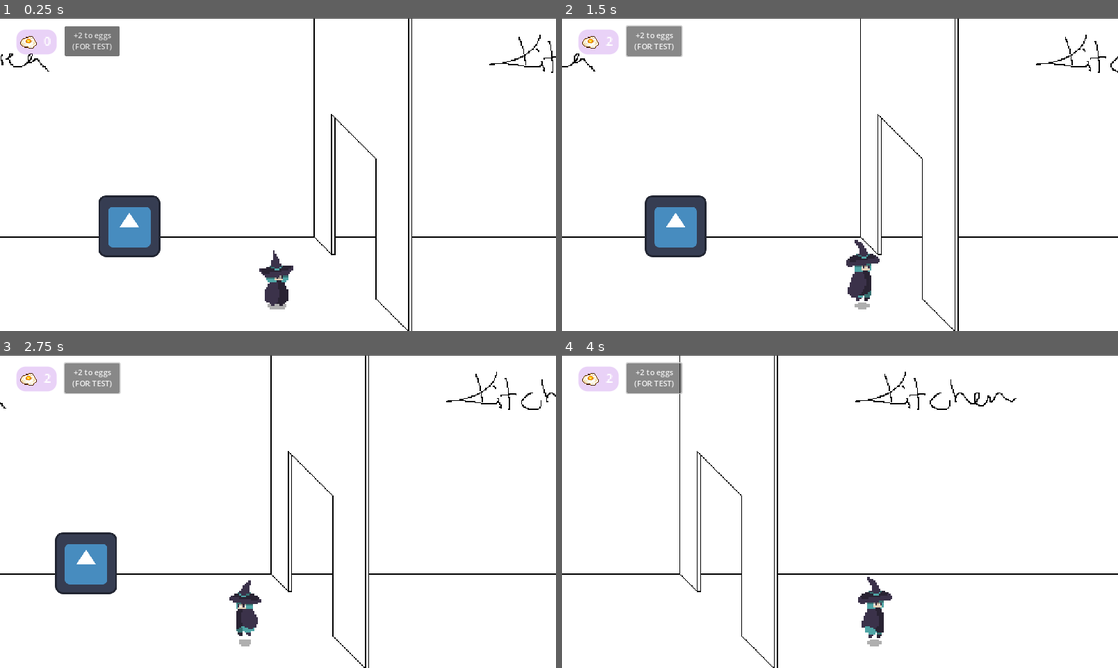
Above: before the commit, frames 1-4 (two rows, left to right).
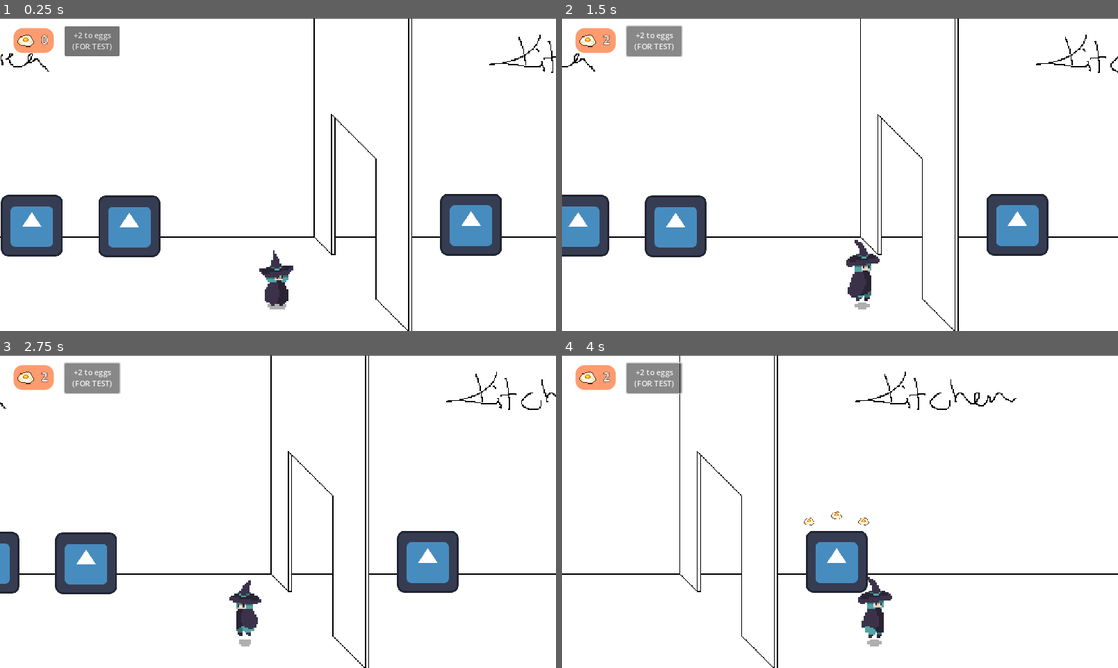
Above: after the commit, the same moments.

Repository: berkunal/mise-en-place
Game: Godot game, scene res://scenes/main/main_scene.tscn
Two runs of this game, one before a commit and one after it. Both use one fixed random seed, a clock stepped at 60 frames per second and the inputs below. The engine's default icon, where the game draws it, is replaced by a stand-in: a white triangle on a blue panel in a dark square.
Inputs:
- Up to frame 1 (0.25 s): no input
- Up to frame 2 (1.5 s): click "+2 to eggs (FOR TEST)" at 0.5 s; hold Right (move_right) from 1.28 s (still down); tap E (take_action) at 1.35 s
- Up to frame 3 (2.75 s): release Right (move_right) at 2.03 s; hold Left (move_left) from 2.03 s (still down); tap E (take_action) at 2.1 s
- Up to frame 4 (4 s): release Left (move_left) at 2.78 s; hold Right (move_right) from 2.78 s (still down); tap E (take_action) at 2.85, 3.6 s

The runs differ from the first frame. In frame 1, 4.8% of the frame differs, in the area x 0-91%, y 3-77%; in frame 2, 4.3%; in frame 3, 3.4%; in frame 4, 2.8%.

Commit message:
Create root appliance node which will take over common logic

Diff:
--- a/components/basic_appliance/basic_appliance.gd
+++ b/components/basic_appliance/basic_appliance.gd
@@ -1,10 +1,6 @@
 extends Node2D
 
-signal upgrade_purchased(required_coin)
-
 @export var coin_needed_for_build: int = 3
-
-var user_inside = false
 
 # Called when the node enters the scene tree for the first time.
 func _ready():
@@ -19,27 +15,6 @@
 		$Coins/Path2D/PathFollow2D.progress_ratio += 1.0 / (coin_needed_for_build - 1)
 
 
-# Called every frame. 'delta' is the elapsed time since the previous frame.
-func _process(_delta):
-	if user_inside:
-		if Input.is_action_just_pressed("take_action") and coin_needed_for_build > 0:
-			upgrade_purchased.emit(coin_needed_for_build)
-
-func _on_player_area_entered(_area):
-	user_inside = true
-
-	for coin in $Coins.get_children():
-		if coin.is_class('Sprite2D'):
-			(coin as Sprite2D).visible = true
-
-
-func _on_player_area_exited(_area):
-	user_inside = false
-
-	for coin in $Coins.get_children():
-		if coin.is_class('Sprite2D'):
-			(coin as Sprite2D).visible = false
-
 func upgrade():
 	coin_needed_for_build = -1
 	$TempLabel.visible = true
--- a/components/currency/currency.gd
+++ b/components/currency/currency.gd
@@ -7,7 +7,7 @@
 
 # Called every frame. 'delta' is the elapsed time since the previous frame.
 func _process(_delta):
-	$Panel/HBoxContainer/MoneyCount.text = str(current_money)
+	$HBoxContainer/MoneyCount.text = str(current_money)
 
 func increment_money_by_value(inc):
 	current_money += inc
--- a/components/currency/currency.tscn
+++ b/components/currency/currency.tscn
@@ -1,41 +1,40 @@
-[gd_scene load_steps=4 format=3 uid="uid://b5mslxbl6wydh"]
+[gd_scene load_steps=5 format=3 uid="uid://b5mslxbl6wydh"]
 
 [ext_resource type="Script" path="res://components/currency/currency.gd" id="1_2hty5"]
 [ext_resource type="Texture2D" uid="uid://byy6q13pycwrx" path="res://assets/icons/38_friedegg.png" id="2_5qole"]
 
-[sub_resource type="StyleBoxFlat" id="StyleBoxFlat_c3dig"]
-bg_color = Color(0.74902, 0.478431, 0.905882, 0.341176)
+[sub_resource type="StyleBoxFlat" id="StyleBoxFlat_by5w4"]
+bg_color = Color(1, 0.301961, 0, 0.564706)
 corner_radius_top_left = 12
 corner_radius_top_right = 12
 corner_radius_bottom_right = 12
 corner_radius_bottom_left = 12
 
-[node name="Currency" type="Control"]
-layout_mode = 3
-anchors_preset = 0
-scale = Vector2(1.575, 1.55469)
-script = ExtResource("1_2hty5")
-currentMoney = 2
+[sub_resource type="LabelSettings" id="LabelSettings_2fv7v"]
+outline_size = 2
+outline_color = Color(0, 0, 0, 1)
 
-[node name="Panel" type="Panel" parent="."]
-layout_mode = 0
+[node name="Currency" type="Panel"]
 offset_right = 53.0
 offset_bottom = 33.0
-theme_override_styles/panel = SubResource("StyleBoxFlat_c3dig")
+scale = Vector2(1.575, 1.55469)
+theme_override_styles/panel = SubResource("StyleBoxFlat_by5w4")
+script = ExtResource("1_2hty5")
 
-[node name="HBoxContainer" type="HBoxContainer" parent="Panel"]
+[node name="HBoxContainer" type="HBoxContainer" parent="."]
 layout_mode = 0
 offset_right = 52.0
 offset_bottom = 32.0
 
-[node name="MoneyIcon" type="TextureRect" parent="Panel/HBoxContainer"]
+[node name="MoneyIcon" type="TextureRect" parent="HBoxContainer"]
 layout_mode = 2
 size_flags_horizontal = 10
 size_flags_vertical = 4
 texture = ExtResource("2_5qole")
 stretch_mode = 2
 
-[node name="MoneyCount" type="Label" parent="Panel/HBoxContainer"]
+[node name="MoneyCount" type="Label" parent="HBoxContainer"]
 layout_mode = 2
 size_flags_horizontal = 2
 text = "0"
+label_settings = SubResource("LabelSettings_2fv7v")
--- a/project.godot
+++ b/project.godot
@@ -42,3 +42,4 @@
 [rendering]
 
 textures/canvas_textures/default_texture_filter=0
+renderer/rendering_method="gl_compatibility"
--- /dev/null
+++ b/scenes/main/appliances.gd
@@ -0,0 +1,35 @@
+extends Node2D
+
+signal upgrade_requested(appliance)
+
+var is_user_collides_with_appliance = false
+var collided_appliance: Area2D = null
+
+# Called when the node enters the scene tree for the first time.
+func _ready():
+	pass # Replace with function body.
+
+
+# Called every frame. 'delta' is the elapsed time since the previous frame.
+func _process(_delta):
+	if is_user_collides_with_appliance:
+		if Input.is_action_just_pressed("take_action"):
+			upgrade_requested.emit(collided_appliance)
+
+func _on_player_area_entered(area: Area2D):
+	is_user_collides_with_appliance = true
+	collided_appliance = area
+
+	var coinsNode = area.get_node("Coins")
+	for coin in coinsNode.get_children():
+		if coin.is_class('Sprite2D'):
+			(coin as Sprite2D).visible = true
+
+func _on_player_area_exited(area: Area2D):
+	is_user_collides_with_appliance = false
+	collided_appliance = null
+
+	var coinsNode = area.get_node("Coins")
+	for coin in coinsNode.get_children():
+		if coin.is_class('Sprite2D'):
+			(coin as Sprite2D).visible = false
--- a/scenes/main/main_scene.gd
+++ b/scenes/main/main_scene.gd
@@ -30,10 +30,10 @@
 	return currentSize.x
 
 
-func _on_basic_appliance_upgrade_purchased(required_coin):
-	if required_coin > $GUI/Currency.current_money:
+func _on_appliances_upgrade_requested(appliance):
+	if appliance.coin_needed_for_build > $GUI/Currency.current_money:
 		printerr("not enough eggs")
 		return
 
-	$GUI/Currency.increment_money_by_value(-required_coin)
-	$BasicAppliance.upgrade()
+	$GUI/Currency.increment_money_by_value(-appliance.coin_needed_for_build)
+	appliance.upgrade()
--- a/scenes/main/main_scene.tscn
+++ b/scenes/main/main_scene.tscn
@@ -1,29 +1,28 @@
-[gd_scene load_steps=6 format=3 uid="uid://box0xqsfg260c"]
+[gd_scene load_steps=7 format=3 uid="uid://box0xqsfg260c"]
 
 [ext_resource type="PackedScene" uid="uid://g3ec348fdnin" path="res://components/backgrounds/background_basic.tscn" id="1_ai2au"]
 [ext_resource type="PackedScene" uid="uid://6bttt3xi5n17" path="res://components/player/player.tscn" id="1_b6mun"]
 [ext_resource type="Script" path="res://scenes/main/main_scene.gd" id="1_byfom"]
 [ext_resource type="PackedScene" uid="uid://b5mslxbl6wydh" path="res://components/currency/currency.tscn" id="4_o0bk7"]
 [ext_resource type="PackedScene" uid="uid://c0aeat8qibts1" path="res://components/basic_appliance/basic_appliance.tscn" id="5_a2c5v"]
+[ext_resource type="Script" path="res://scenes/main/appliances.gd" id="5_amuu7"]
 
 [node name="MainScene" type="Node2D"]
 script = ExtResource("1_byfom")
 
 [node name="BackgroundBasic" parent="." instance=ExtResource("1_ai2au")]
 
-[node name="BasicAppliance" parent="." instance=ExtResource("5_a2c5v")]
-position = Vector2(202, 333)
-
 [node name="Player" parent="." instance=ExtResource("1_b6mun")]
 position = Vector2(575, 541)
 
 [node name="GUI" type="CanvasLayer" parent="."]
+layer = 2
 
 [node name="Currency" parent="GUI" instance=ExtResource("4_o0bk7")]
-offset_left = 34.0
-offset_top = 24.0
-offset_right = 34.0
-offset_bottom = 24.0
+offset_left = 28.0
+offset_top = 21.0
+offset_right = 81.0
+offset_bottom = 54.0
 
 [node name="TestButton" type="Button" parent="GUI"]
 offset_left = 134.0
@@ -33,7 +32,19 @@
 text = "+2 to eggs
 (FOR TEST)"
 
-[connection signal="upgrade_purchased" from="BasicAppliance" to="." method="_on_basic_appliance_upgrade_purchased"]
-[connection signal="area_entered" from="Player" to="BasicAppliance" method="_on_player_area_entered"]
-[connection signal="area_exited" from="Player" to="BasicAppliance" method="_on_player_area_exited"]
+[node name="Appliances" type="Node2D" parent="."]
+script = ExtResource("5_amuu7")
+
+[node name="BasicAppliance" parent="Appliances" instance=ExtResource("5_a2c5v")]
+position = Vector2(202, 333)
+
+[node name="BasicAppliance2" parent="Appliances" instance=ExtResource("5_a2c5v")]
+position = Vector2(0, 332)
+
+[node name="BasicAppliance3" parent="Appliances" instance=ExtResource("5_a2c5v")]
+position = Vector2(910, 330)
+
+[connection signal="area_entered" from="Player" to="Appliances" method="_on_player_area_entered"]
+[connection signal="area_exited" from="Player" to="Appliances" method="_on_player_area_exited"]
 [connection signal="pressed" from="GUI/TestButton" to="GUI/Currency" method="_on_test_button_pressed"]
+[connection signal="upgrade_requested" from="Appliances" to="." method="_on_appliances_upgrade_requested"]
